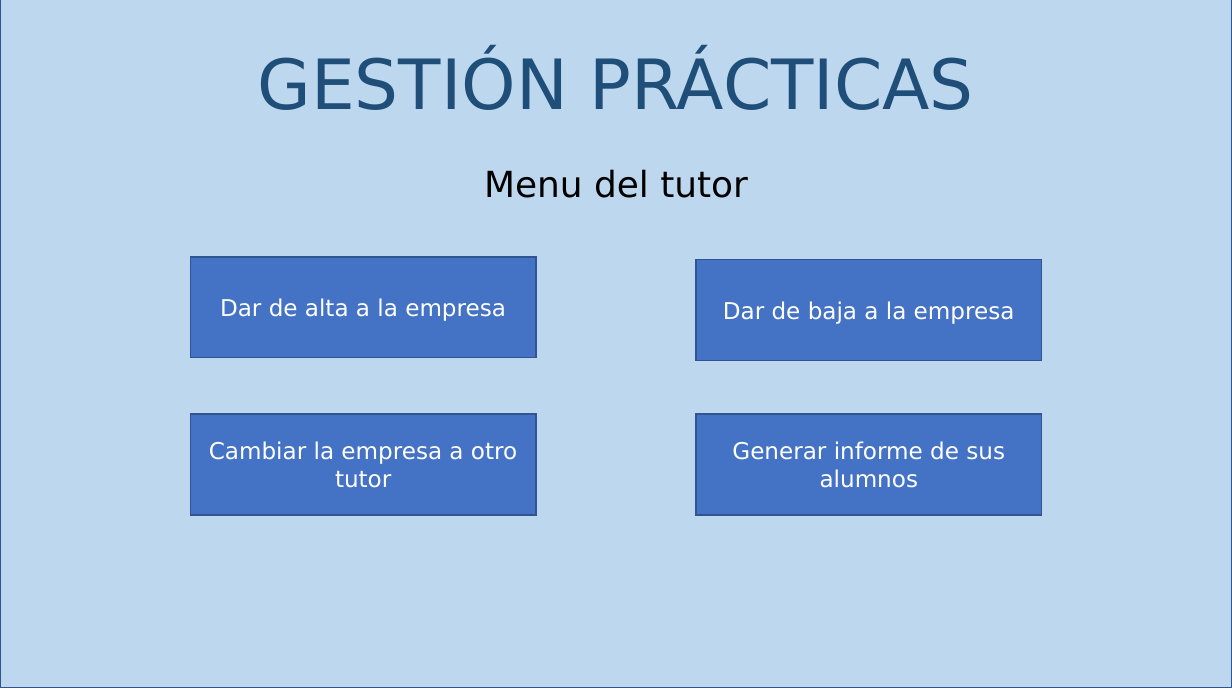
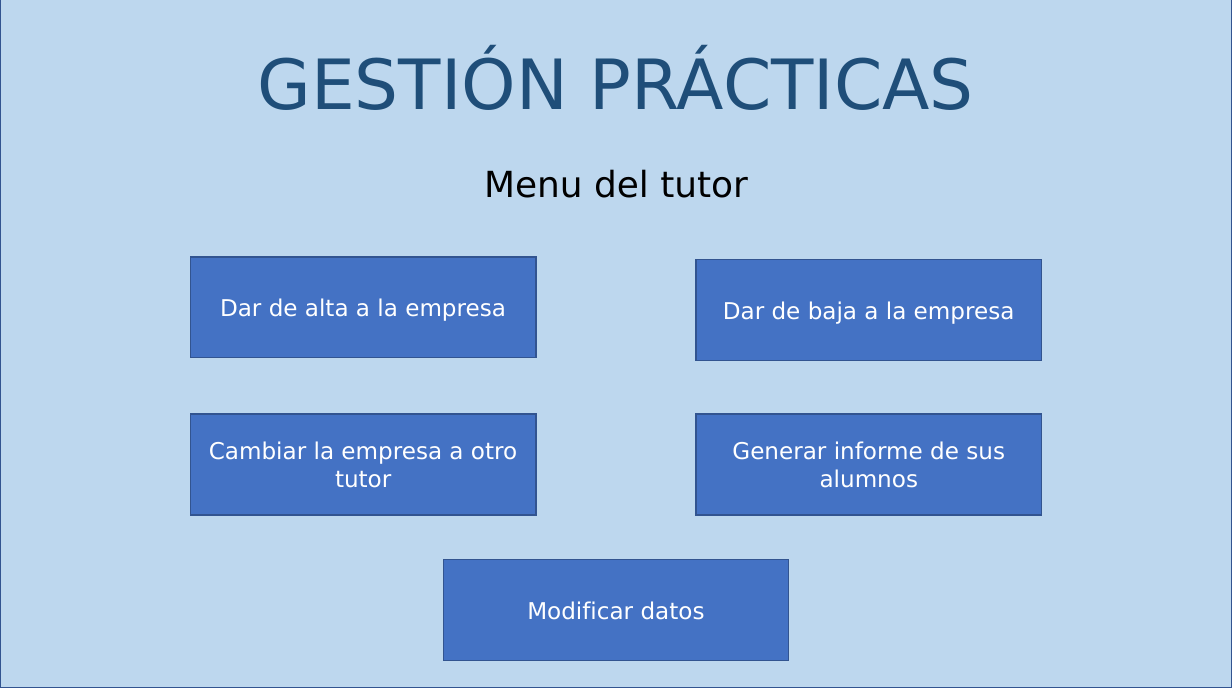
Before and after one commit to gonzalopezgil/G15-Web-2022-23, a slide deck: slide 7 of moockup.pptx (slide 6 before the commit). Drawn at 1232x693 pixels with LibreOffice and Linux fonts; fonts in the diff are those of the drawing. Boxes give left, top, right and bottom in pixels: in the first picture for what was removed or moved away, otherwise in the second. Text is boxed around its words. In the diff, an @@ line names an element or a change of style, - is before the commit and + after.

```diff
--- a/moockup.pptx
+++ b/moockup.pptx
@@ rectangle added at (444,560,789,661), fill #4472C4, outline #325491 1 pt, 18 pt, text #FFFFFF @@
+Modificar datos
```
Also in this commit, not shown: 2 other slides changed, 3 slides added.
